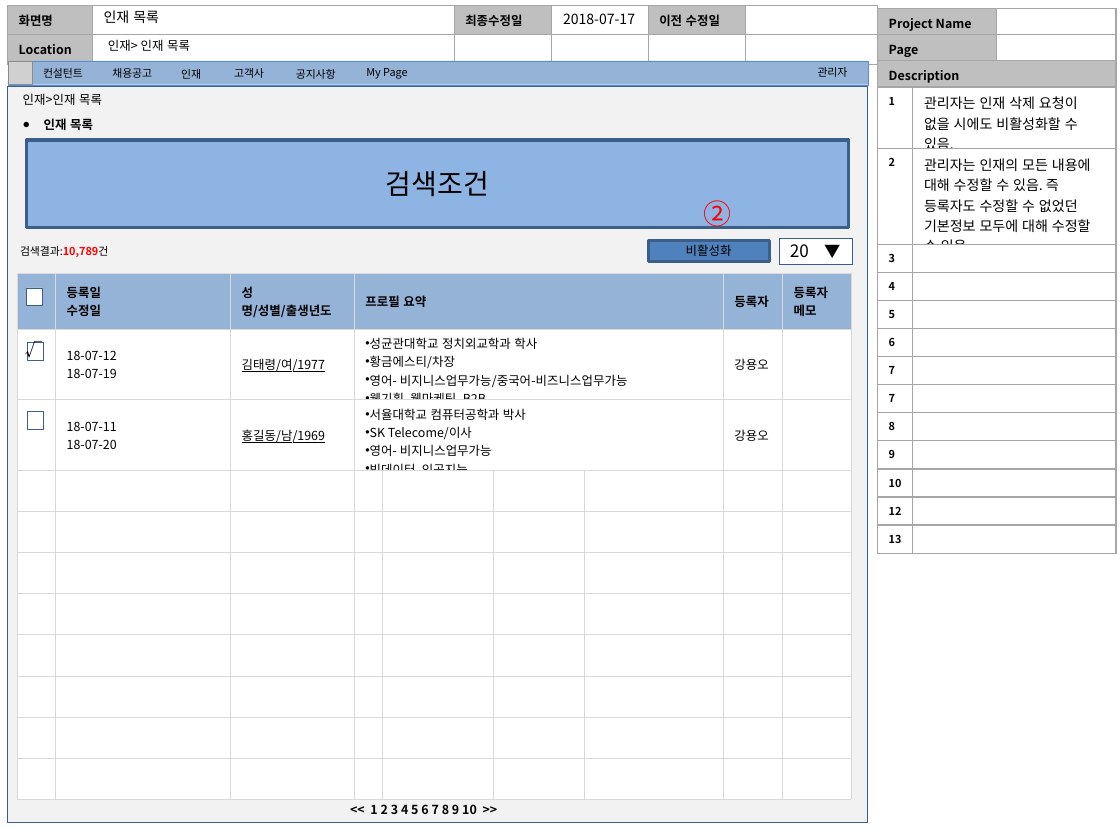
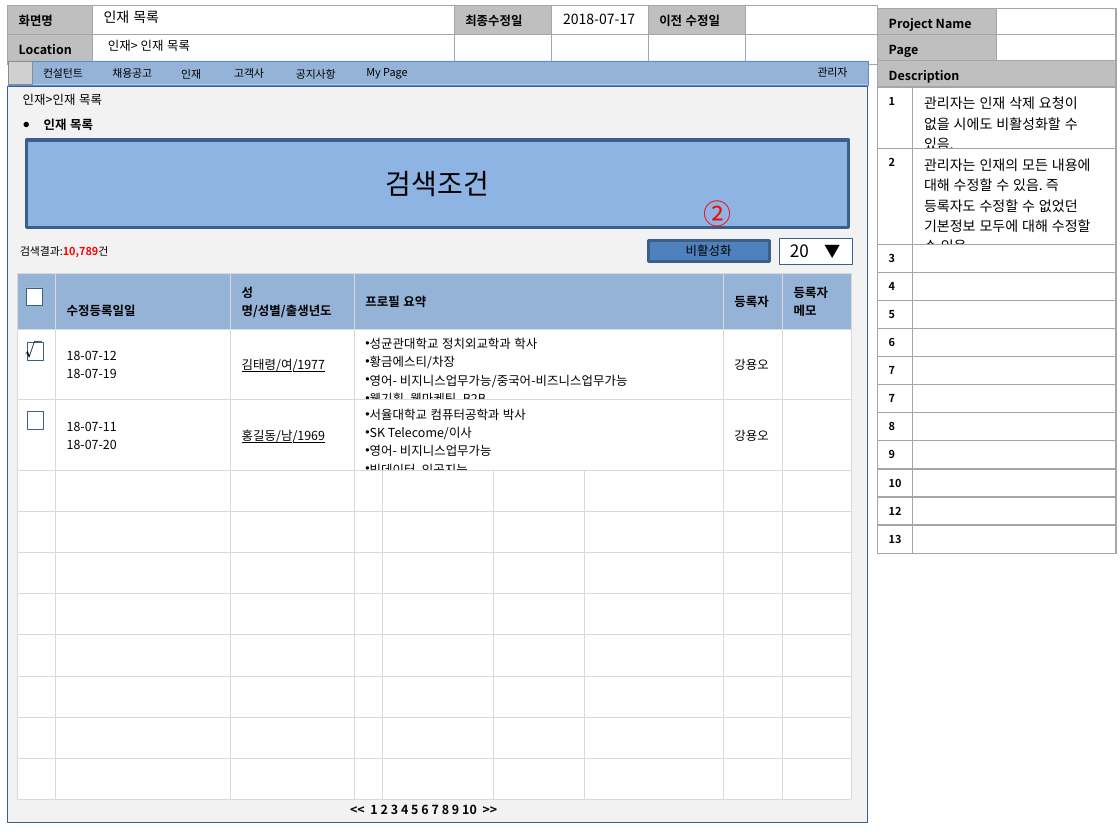
Before and after one commit to deepbratt/kor_58, a slide deck: slide 51 of docs/Kor theme template.pptx. Drawn at 1120x840 pixels with LibreOffice and Linux fonts; fonts in the diff are those of the drawing; grey boxes stand for pictures. Boxes give left, top, right and bottom in pixels: in the first picture for what was removed or moved away, otherwise in the second. Text is boxed around its words. In the diff, an @@ line names an element or a change of style, - is before the commit and + after.

```diff
--- a/docs/Kor theme template.pptx
+++ b/docs/Kor theme template.pptx
@@ table at bbox=[17, 273, 851, 785] @@
-row 1, column 2: 등록일 / 수정일
+row 1, column 2: 수정등록일일
```
Also in this commit, not shown: 5 other files.
